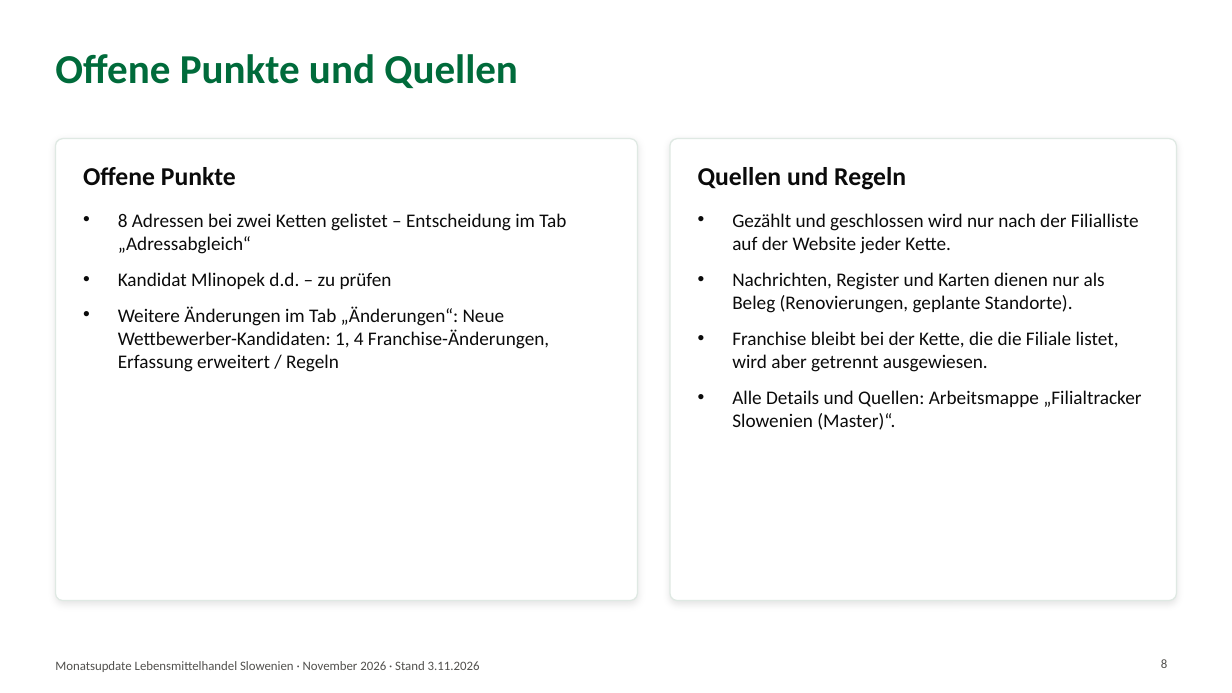
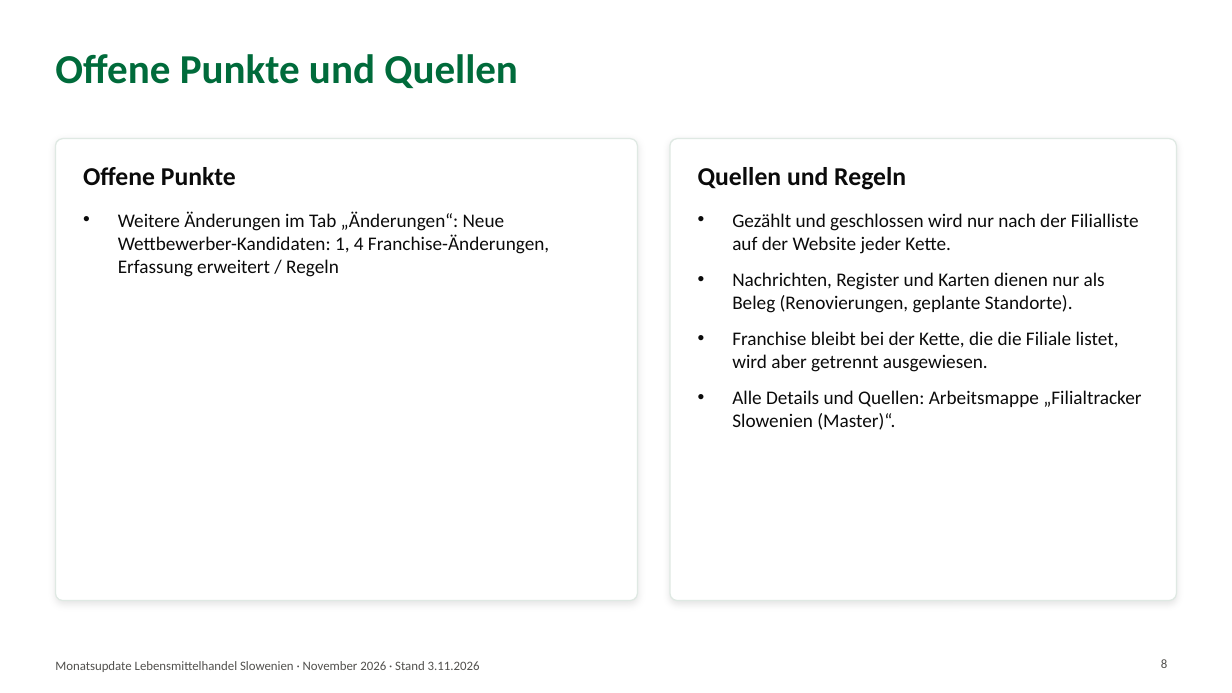
Before and after one commit to petersparnepremicnine-del/filialtracker-update, a slide deck: slide 8 of archiv/2026-11.pptx. Drawn at 1232x693 pixels with LibreOffice and Linux fonts; fonts in the diff are those of the drawing. Boxes give left, top, right and bottom in pixels: in the first picture for what was removed or moved away, otherwise in the second. Text is boxed around its words. In the diff, an @@ line names an element or a change of style, - is before the commit and + after.

```diff
--- a/archiv/2026-11.pptx
+++ b/archiv/2026-11.pptx
@@ text at [118,213,566,289]: paragraphs removed @@
-• 8 Adressen bei zwei Ketten gelistet – Entscheidung im Tab „Adressabgleich“
-• Kandidat Mlinopek d.d. – zu prüfen
```
Also in this commit, not shown: 5 other files.
